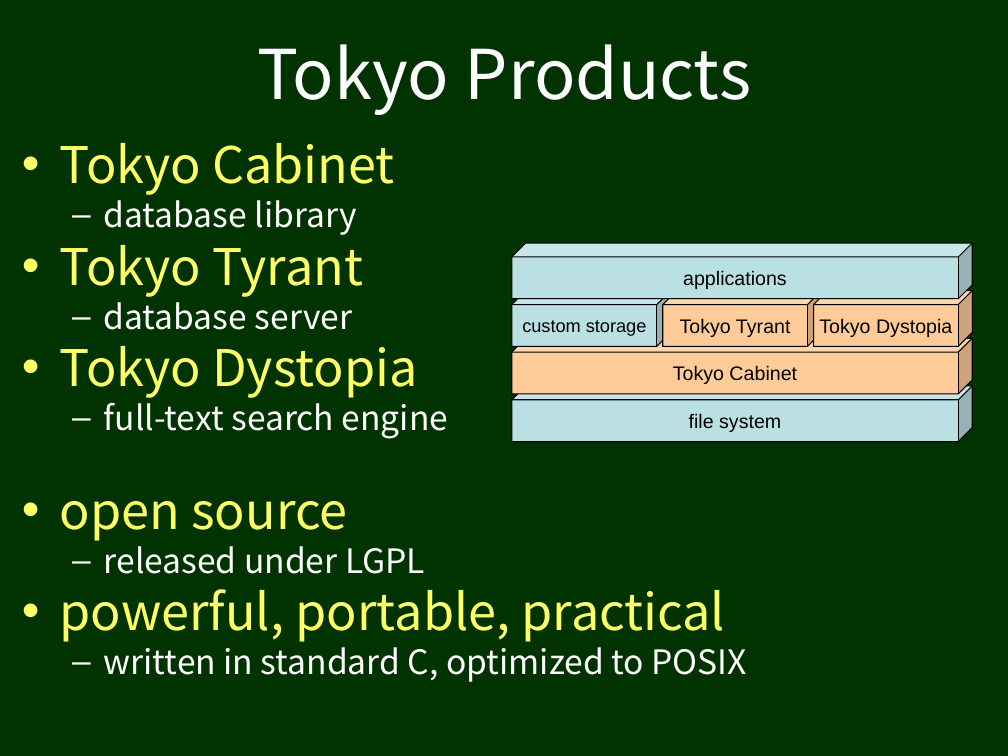
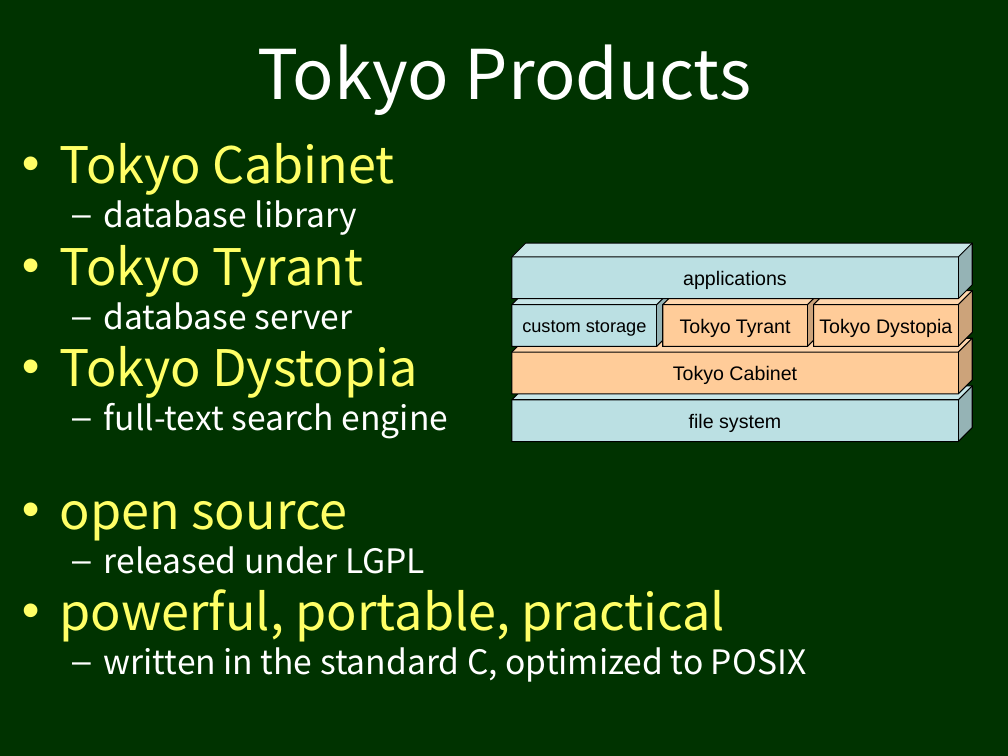
Before and after one commit to clement/tokyo-cabinet, a slide deck: slide 2 of doc/tokyoproducts.ppt. Drawn at 1008x756 pixels with LibreOffice and Linux fonts; fonts in the diff are those of the drawing. Boxes give left, top, right and bottom in pixels: in the first picture for what was removed or moved away, otherwise in the second. Text is boxed around its words. In the diff, an @@ line names an element or a change of style, - is before the commit and + after.

```diff
--- a/doc/tokyoproducts.ppt
+++ b/doc/tokyoproducts.ppt
@@ text at (x1=104, y1=640, x2=806, y2=682): text changed @@
-  – written in standard C, optimized to POSIX
+  – written in the standard C, optimized to POSIX
```
Also in this commit, not shown: 2 other slides changed, 16 other files.
